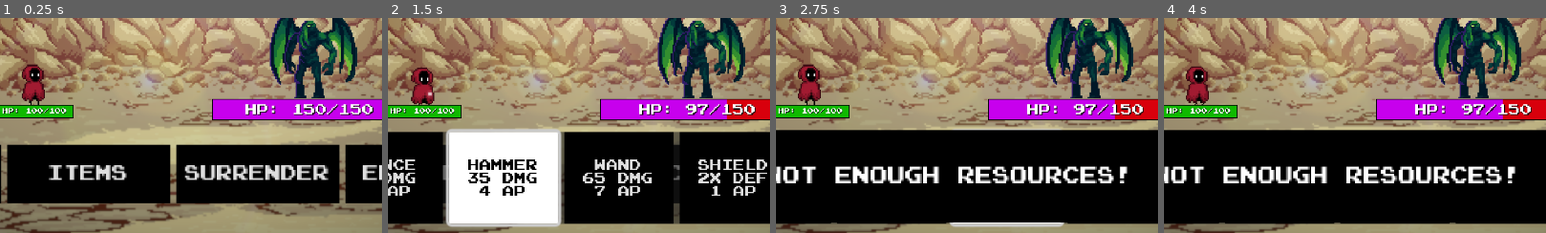
Above: before the commit, frames 1-4 (left to right).
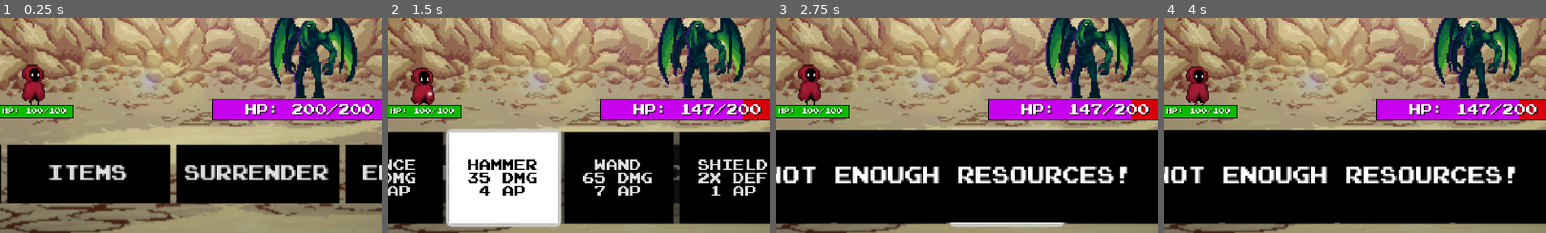
Above: after the commit, the same moments.

Repository: ElerosVecchio/OBL_TeamC
Game: Godot game, scene res://TurnBasedSystem&Scene/world.tscn
The game is run twice, just before and just after one commit, with the same random seed, the same clock (stepped at 60 frames per second) and the same inputs. This scene is started directly instead of the project's main scene.
Inputs:
- Up to frame 1 (0.25 s): no input
- Up to frame 2 (1.5 s): click "Weapons" at 0.5 s; click "Items" at 1.25 s
- Up to frame 3 (2.75 s): click "Surrender" at 2 s
- Up to frame 4 (4 s): click "End Turn" at 2.75 s; click "Sword 15 DMG 2 AP" at 3.5 s
The pictures show only the part of the screen within x 27-77%, y 50-100%; the shares and areas given below are measured in that part.

The runs differ from the first frame. In frame 1, 0.4% of the frame differs, in the area x 76-95%, y 40-46%; in frame 2, 1.5%, in the area x 64-98%, y 37-48%; in frame 3, 1.5%; in frame 4, 1.5%.

Commit message:
Damage Potion added

Diff:
--- a/TurnBasedSystem&Scene/Global.gd
+++ b/TurnBasedSystem&Scene/Global.gd
@@ -9,8 +9,8 @@
 var shielddamage = 3
 
 var healthpotions = 2
-var damagepotions = 2
-var appotions = 2
+var damagepotions = 1
+var appotions = 1
 var scrap = 1
 
 var shielding = 1
@@ -20,8 +20,8 @@
 var playermaxhealth = 100
 var playercurrenthealth = 100
 
-var bbegmaxhealth = 150
-var bbegcurrenthealth = 150
+var bbegmaxhealth = 200
+var bbegcurrenthealth = 200
 
 var playerturn = true
 var enemyturn = false
--- a/TurnBasedSystem&Scene/world.gd
+++ b/TurnBasedSystem&Scene/world.gd
@@ -1,6 +1,7 @@
 extends Node2D
 
 var crit = 0
+
 # Called when the node enters the scene tree for the first time.
 func _ready():
 	Global.playerturn = true
@@ -154,3 +155,16 @@
 	else:
 		Global.appotions -= 1
 		Global.actionpoints += 2
+
+
+
+func _on_damage_potion_pressed():
+	if Global.damagepotions == 0:
+		$NoMoreAP.show()
+	else:
+		Global.damagepotions -= 1
+		Global.sworddamage += 5
+		Global.lancedamage += 5
+		Global.hammerdamage += 5
+		Global.wanddamage += 5
+		Global.shielddamage += 5
--- a/TurnBasedSystem&Scene/world.tscn
+++ b/TurnBasedSystem&Scene/world.tscn
@@ -414,6 +414,7 @@
 [connection signal="pressed" from="AttacksPanel/AttacksBox/Shield" to="." method="_on_shield_pressed"]
 [connection signal="pressed" from="AttacksPanel/AttacksBox/ExitAttack" to="." method="_on_exit_attack_pressed"]
 [connection signal="pressed" from="ItemsPanel/Inventory/HealthPotion" to="." method="_on_health_potion_pressed"]
+[connection signal="pressed" from="ItemsPanel/Inventory/DamagePotion" to="." method="_on_damage_potion_pressed"]
 [connection signal="pressed" from="ItemsPanel/Inventory/APPotion" to="." method="_on_ap_potion_pressed"]
 [connection signal="pressed" from="ItemsPanel/Inventory/ExitItems" to="." method="_on_exit_items_pressed"]
 [connection signal="pressed" from="NoMoreAP" to="." method="_on_no_more_ap_pressed"]
